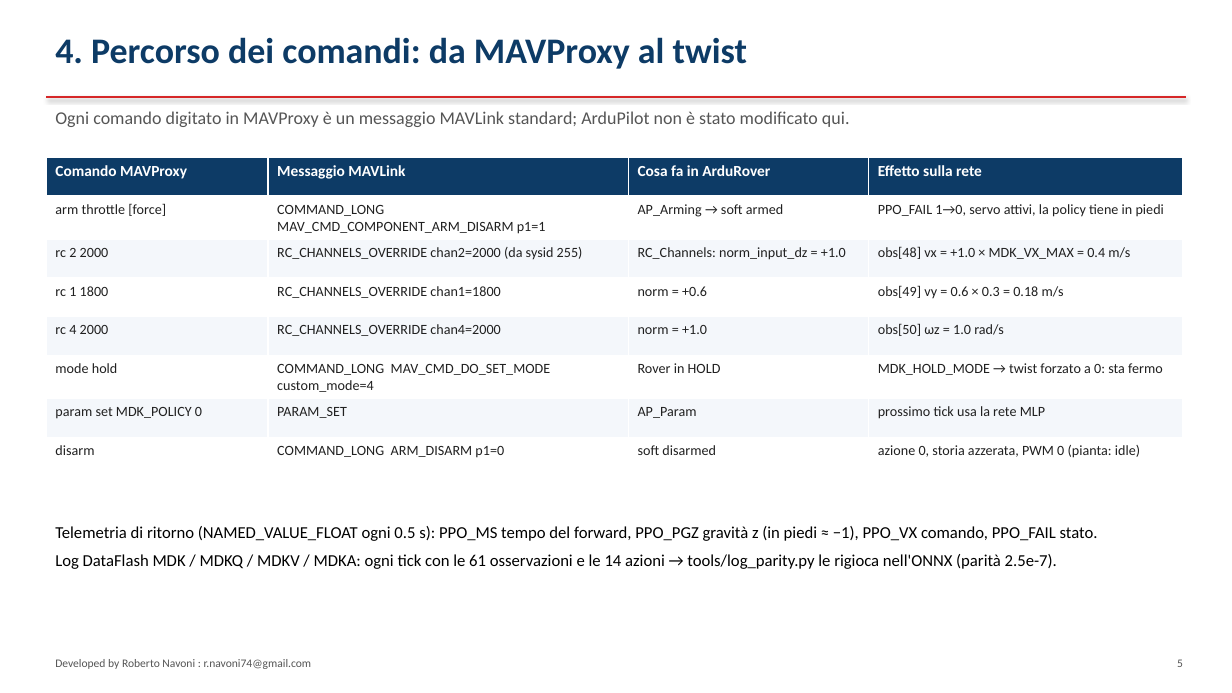
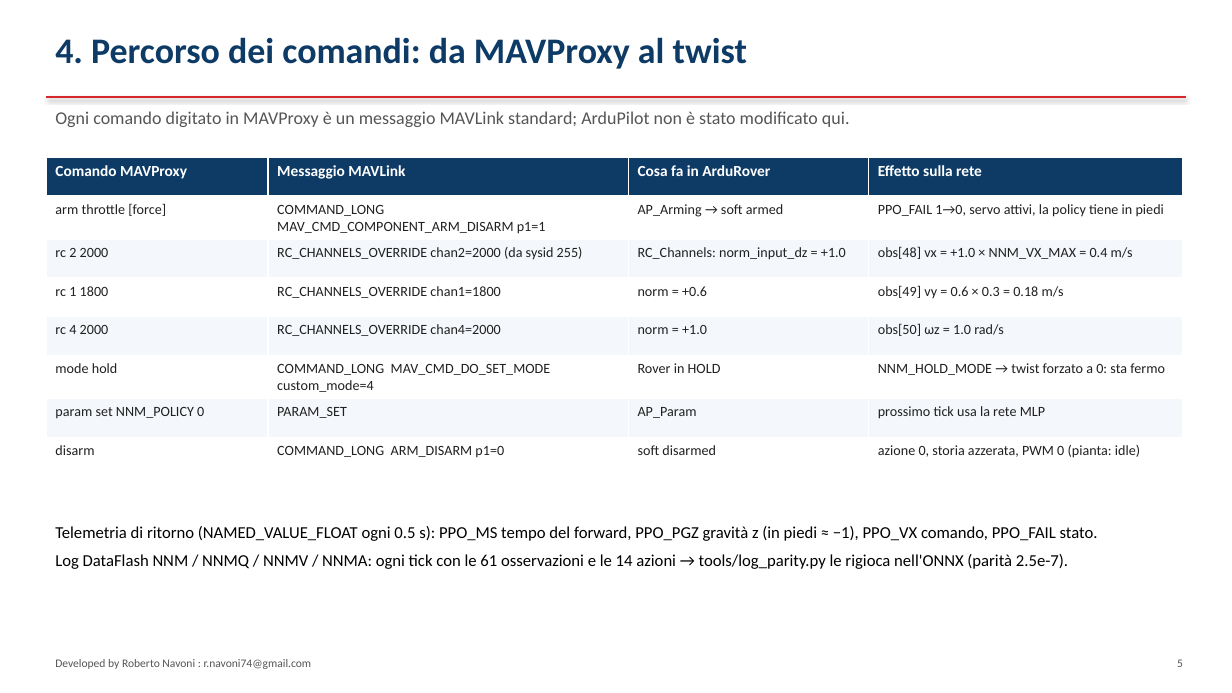
Before and after one commit to virtualrobotix/Arudpilot-Neural-Mixer, a slide deck: slide 5 of docs/architettura-integrazione.pptx. Drawn at 1232x693 pixels with LibreOffice and Linux fonts; fonts in the diff are those of the drawing. Boxes give left, top, right and bottom in pixels: in the first picture for what was removed or moved away, otherwise in the second. Text is boxed around its words. In the diff, an @@ line names an element or a change of style, - is before the commit and + after.

```diff
--- a/docs/architettura-integrazione.pptx
+++ b/docs/architettura-integrazione.pptx
@@ table at [46,157,1183,468] @@
-row 3, column 4: obs[48] vx = +1.0 × MDK_VX_MAX = 0.4 m/s
+row 3, column 4: obs[48] vx = +1.0 × NNM_VX_MAX = 0.4 m/s
-row 6, column 4: MDK_HOLD_MODE → twist forzato a 0: sta fermo
+row 6, column 4: NNM_HOLD_MODE → twist forzato a 0: sta fermo
-row 7, column 1: param set MDK_POLICY 0
+row 7, column 1: param set NNM_POLICY 0
@@ text at [55,554,1068,569]: text changed @@
-Log DataFlash MDK / MDKQ / MDKV / MDKA: ogni tick con le 61 osservazioni e le 14 azioni → tools/log_parity.py le rigioca nell'ONNX (parità 2.5e-7).
+Log DataFlash NNM / NNMQ / NNMV / NNMA: ogni tick con le 61 osservazioni e le 14 azioni → tools/log_parity.py le rigioca nell'ONNX (parità 2.5e-7).
```
Also in this commit, not shown: 10 other slides changed, 24 other files.
